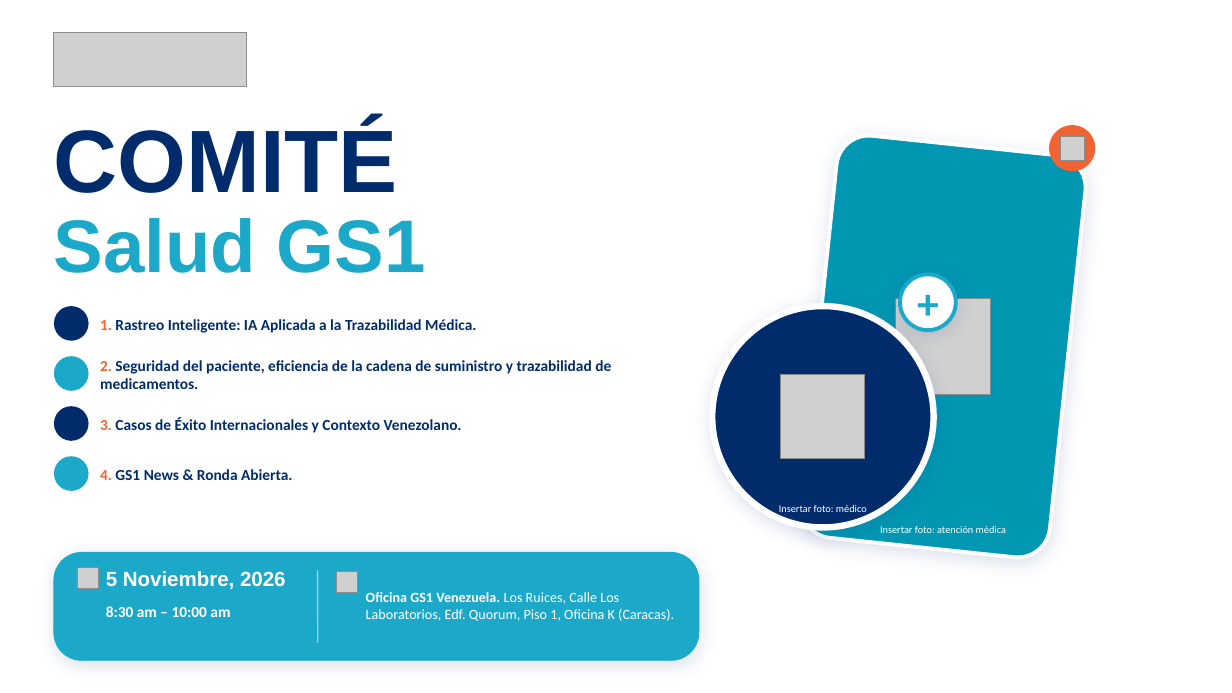
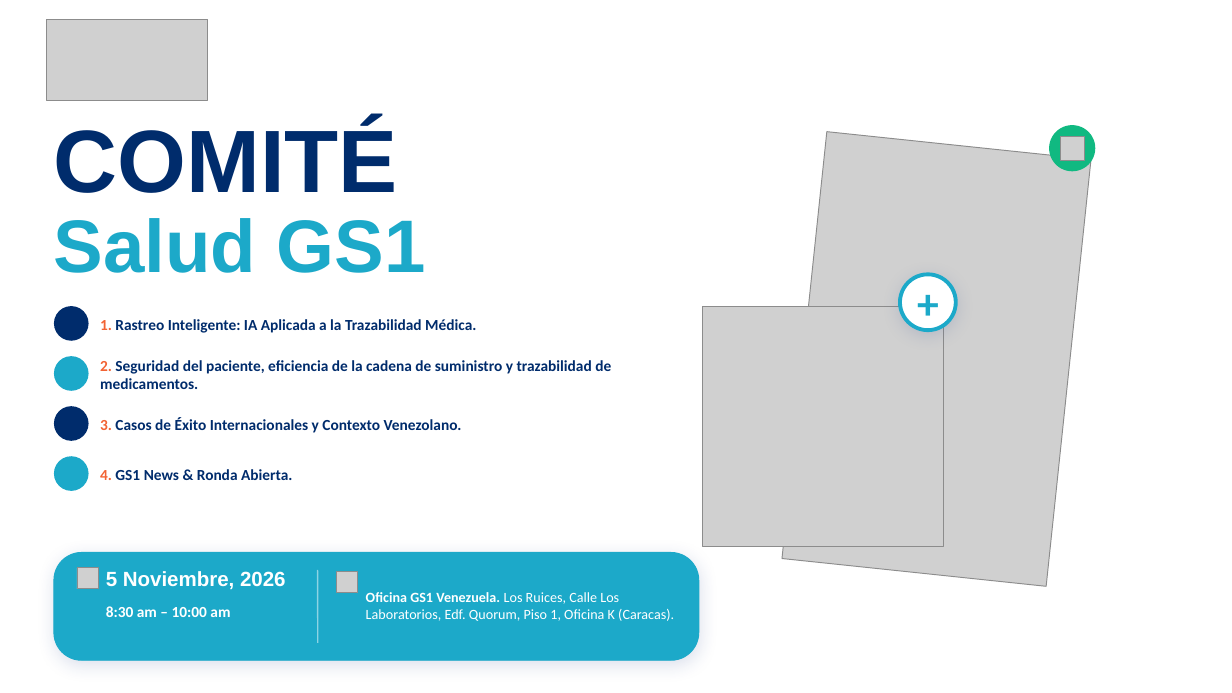
Before and after one commit to solicituddecodigogs1-collab/Gs1-clasificacion-gpc, a slide deck: slide 1 of presentaciones/comite-salud-gs1/Comite-Salud-GS1.pptx. Drawn at 1232x693 pixels with LibreOffice and Linux fonts; fonts in the diff are those of the drawing; grey boxes stand for pictures; background and template pictures are left out. Boxes give left, top, right and bottom in pixels: in the first picture for what was removed or moved away, otherwise in the second. Text is boxed around its words. In the diff, an @@ line names an element or a change of style, - is before the commit and + after.

```diff
--- a/presentaciones/comite-salud-gs1/Comite-Salud-GS1.pptx
+++ b/presentaciones/comite-salud-gs1/Comite-Salud-GS1.pptx
@@ picture: place and size @@
-picture at [54,32,246,86]
+picture at [46,19,208,101]
@@ picture added at [782,131,1092,587] @@
@@ rounded rectangle removed at [797,132,1089,561] @@
@@ ellipse at [1049,125,1095,171]: fill #F26334 to #10B981 @@
@@ picture removed at [896,299,991,395] @@
@@ picture added at [702,306,943,546] @@
@@ ellipse removed at [713,306,934,528] @@
@@ picture removed at [781,375,865,459] @@
@@ text removed at [779,505,867,516] @@
-Insertar foto: médico
@@ text removed at [880,526,1006,533] @@
-Insertar foto: atención médica
```
Also in this commit, not shown: 8 other slides changed, 3 slides added, 3 slides removed, 3 other files.
